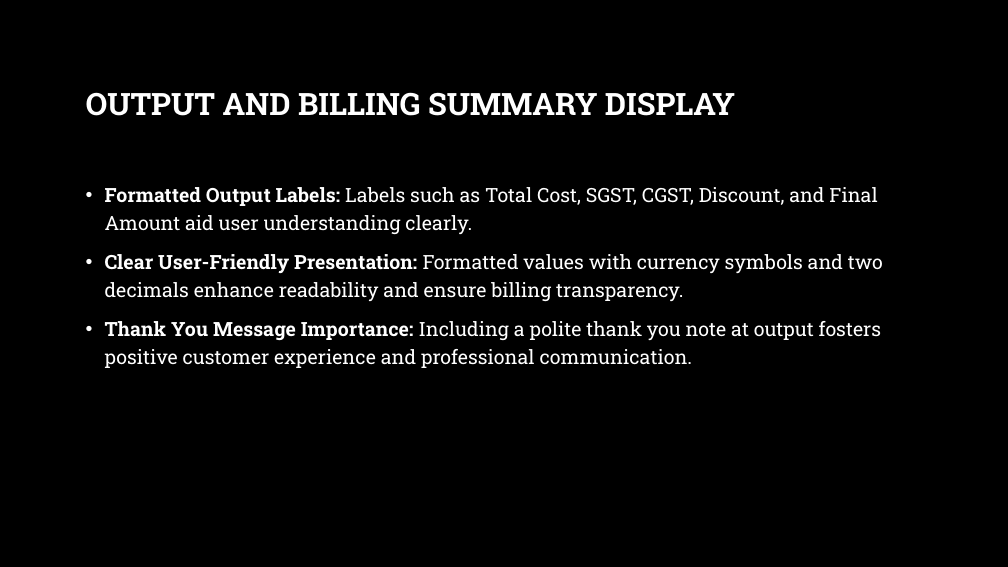
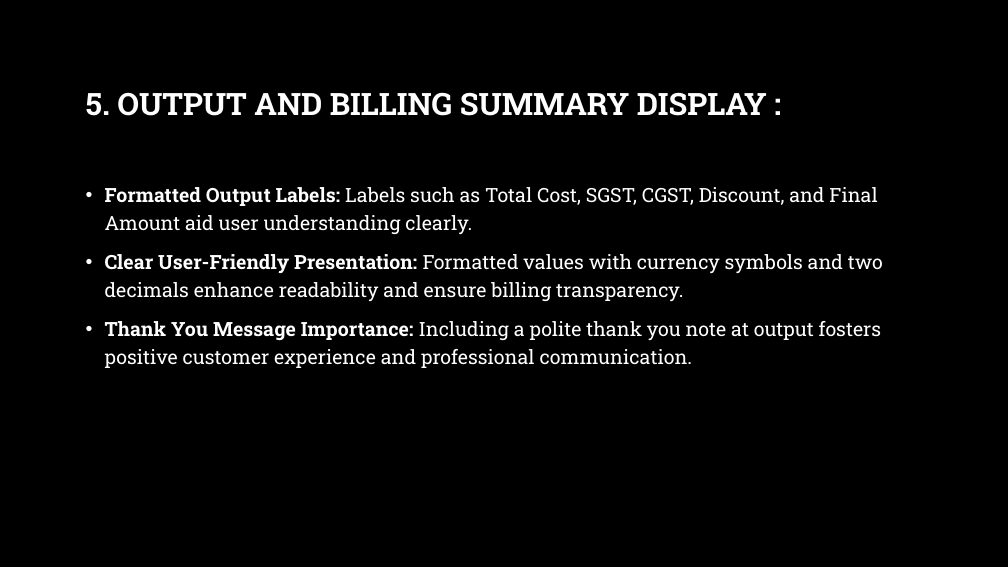
Before and after one commit to mahi2008324/BILLING_project, a slide deck: slide 7 of Billing.ppt.pptx. Drawn at 1008x567 pixels with LibreOffice and Linux fonts; fonts in the diff are those of the drawing; background and template pictures are left out. Boxes give left, top, right and bottom in pixels: in the first picture for what was removed or moved away, otherwise in the second. Text is boxed around its words. In the diff, an @@ line names an element or a change of style, - is before the commit and + after.

Commit message:
billing

```diff
--- a/Billing.ppt.pptx
+++ b/Billing.ppt.pptx
@@ title at [86,92,767,116]: text changed @@
-OUTPUT AND BILLING SUMMARY DISPLAY
+5. OUTPUT AND BILLING SUMMARY DISPLAY :
```
Also in this commit, not shown: 6 other slides changed, 2 slides added, 2 other files.
